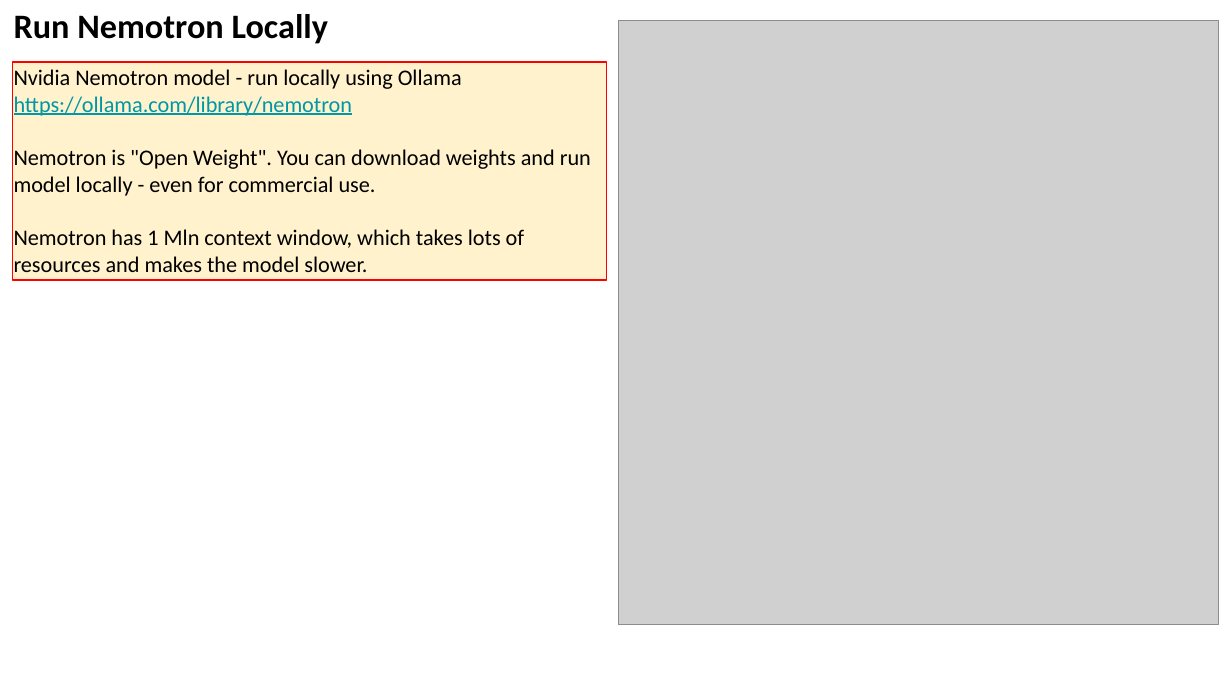
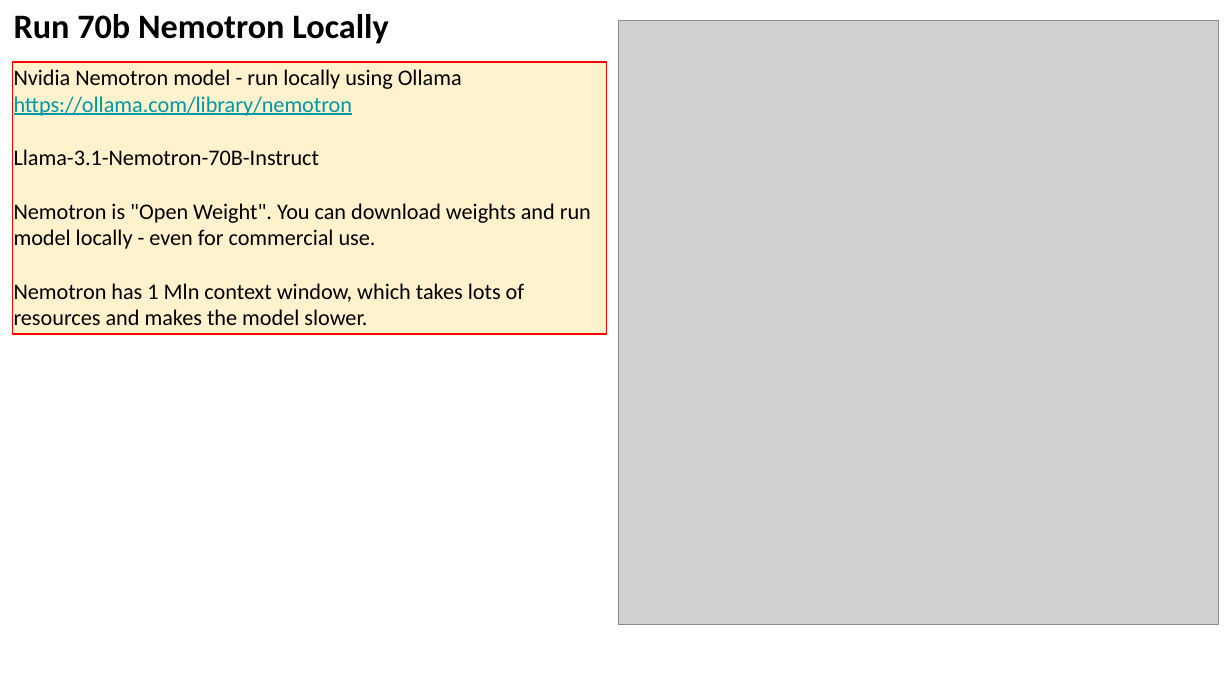
Before and after one commit to lselector/seminar, a slide deck: slide 3 of 2024/2024-10-25-AI-Updates.pptx. Drawn at 1232x693 pixels with LibreOffice and Linux fonts; fonts in the diff are those of the drawing; grey boxes stand for pictures. Boxes give left, top, right and bottom in pixels: in the first picture for what was removed or moved away, otherwise in the second. Text is boxed around its words. In the diff, an @@ line names an element or a change of style, - is before the commit and + after.

```diff
--- a/2024/2024-10-25-AI-Updates.pptx
+++ b/2024/2024-10-25-AI-Updates.pptx
@@ text at (x1=14, y1=14, x2=388, y2=44): text changed @@
-Run Nemotron Locally
+Run 70b Nemotron Locally
@@ rectangle "Nvidia Nemotron model - run ..." resized from (x1=12, y1=62, x2=607, y2=280) to (x1=12, y1=62, x2=607, y2=334) @@
@@ text in rectangle at (x1=14, y1=149, x2=320, y2=165): paragraph added @@
+Llama-3.1-Nemotron-70B-Instruct
```
Also in this commit, not shown: 4 other slides changed, 1 slide added, 2 slides removed.
